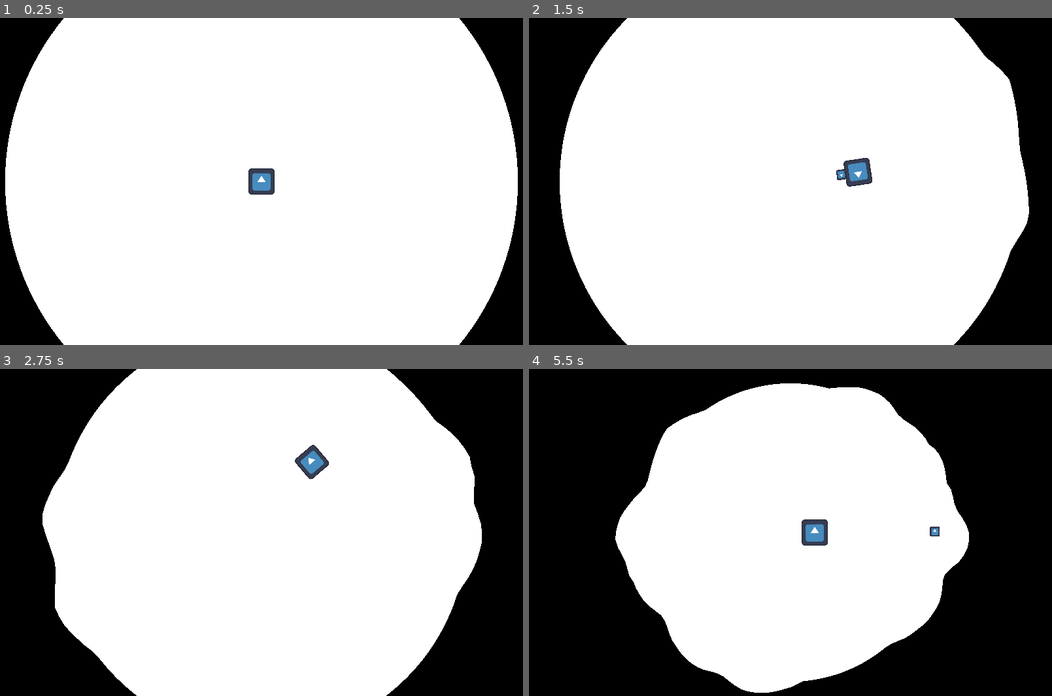
Above: before the commit, frames 1-4 (two rows, left to right).
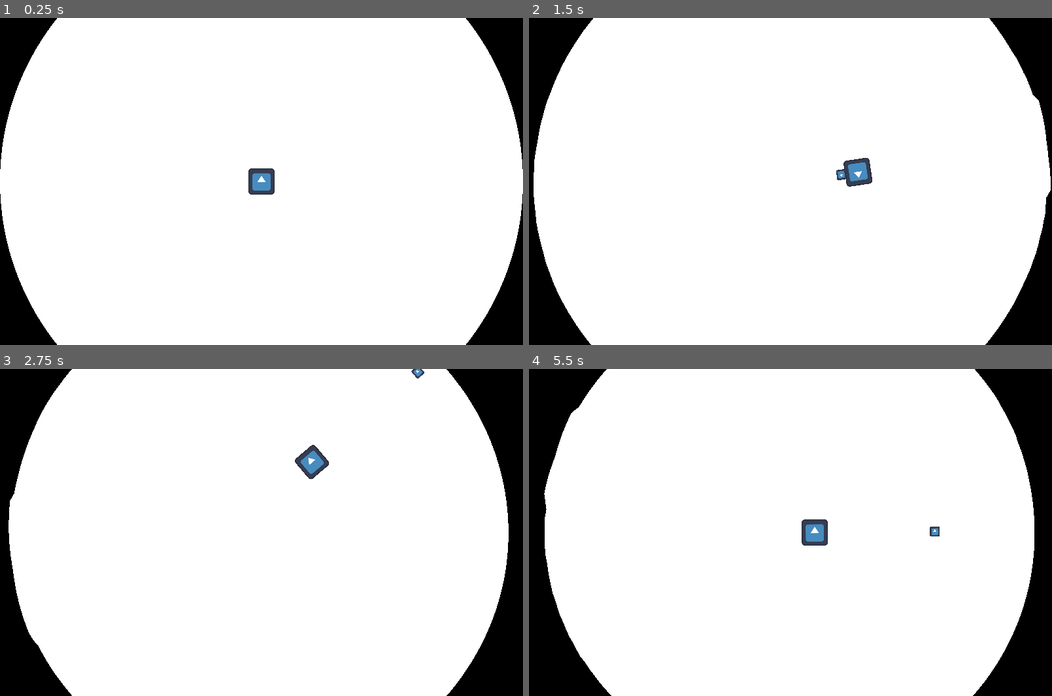
Above: after the commit, the same moments.

Repository: sergei11156/limetedSpace
Game: Godot game, scene res://main.tscn
Two runs of this game, one before a commit and one after it. Both use one fixed random seed, a clock stepped at 60 frames per second and the inputs below. The engine's default icon, where the game draws it, is replaced by a stand-in: a white triangle on a blue panel in a dark square.
Inputs (mouse positions are in pixels of both pictures, inside the frame that each line leads up to):
- Up to frame 1 (0.25 s): no input
- Up to frame 2 (1.5 s): move the mouse to (905, 165) at 0.52 s; tap Space (shot) at 0.6, 1.35 s; move the mouse to (685, 197) at 1.27 s
- Up to frame 3 (2.75 s): move the mouse to (313, 460) at 2.02 s; tap Space (shot) at 2.1 s
- Up to frame 4 (5.5 s): move the mouse to (764, 597) at 2.77 s; tap Space (shot) every 0.75 s from 2.85 to 5.1 s; move the mouse to (947, 581) at 3.52 s; move the mouse to (633, 483) at 4.27 s; move the mouse to (816, 532) at 5.02 s

The runs differ from the first frame. In frame 1, 2.1% of the frame differs, in the area x 0-100%, y 0-100%; in frame 2, 10%; in frame 3, 16%; in frame 4, 40%, in the area x 2-97%, y 0-100%.

Commit message:
Effect base collapse

Diff:
--- a/freeArea.gd
+++ b/freeArea.gd
@@ -6,16 +6,21 @@
 var verticesEffects = []
 var slices
 var collisionSlices
-@export var verticesCount = 144
+@export var verticesCount = 200
 @export var effectLifetime = 1
 @export var сollapseVelocity = 100
-@export var maxEffectRadiusForCollision = 500.0
+@export var maxEffectRadiusForCollision = 200.0
+@export var toAvgRadiusPower = .05
+@export var impulseModifier = .3
+var averageRadius
+
 signal playerHitBorder
 
 
 func _ready():
 	screen_size = get_viewport_rect().size
 	radius = (screen_size.x if screen_size.x > screen_size.y else screen_size.y) / 2
+	averageRadius = radius
 	position = screen_size /2
 	slices = [$PolygonSliece1, $PolygonSliece2, $PolygonSliece3, $PolygonSliece4]
 	collisionSlices = [$Area2D/CollisionSliece1, $Area2D/CollisionSliece2, $Area2D/CollisionSliece3, $Area2D/CollisionSliece4]
@@ -28,6 +33,7 @@
 		var verticePos = Vector2.from_angle(PI * 2 / verticesCount * step)
 		verticePos *= radius
 		vertices.push_back(verticePos)
+
 
 	drawVertices(vertices, slices)
 	drawVertices(vertices, collisionSlices)
@@ -59,17 +65,16 @@
 
 # Called every frame. 'delta' is the elapsed time since the previous frame.
 func _physics_process(delta):
+	averageRadius = calcuclateAverageRaidius()
 	vertices = vertices.map(func(v): return updateVertice(v, delta))
 	drawVertices(vertices, slices)
 	drawVertices(vertices, collisionSlices)
 	updateEffectsLifetime(delta)
 
-	#var poligon = $Polygon2D.get_polygon();
-	#for i in poligon.size():
-	#
 
-	#$Polygon2D.set_polygon(poligon)
-	#$Area2D/CollisionPolygon2D.set_polygon(poligon)
+func calcuclateAverageRaidius():
+	var allLengths = vertices.reduce(func(accum, v): return accum + v.length(), 0)
+	return allLengths / vertices.size()
 
 
 func updateEffectsLifetime(delta):
@@ -82,14 +87,16 @@
 
 
 func updateVertice(v, delta):
-	var deltaPosition = -v.normalized() * delta * сollapseVelocity;
+	var vectorBetweenAbgRadiusPosition = v.normalized() * averageRadius - v
+
+	var deltaPosition = vectorBetweenAbgRadiusPosition * delta * toAvgRadiusPower * vectorBetweenAbgRadiusPosition.length() ** 2
 	var newVerticePosition = v + deltaPosition
 	newVerticePosition = applyEffects(newVerticePosition, delta)
 	return newVerticePosition
 
 func applyEffects(vertice, delta):
 	for effect in verticesEffects:
-		var effectRadius = effect["radius"] * (effect["lifetime"] / effectLifetime)
+		var effectRadius = effect["radius"] / (effect["lifetime"] / effectLifetime)
 		var distanceBeetwen = (effect["position"] - vertice).length()
 		if distanceBeetwen < effectRadius:
 			vertice += distanceBeetwen/effectRadius * effect["impulse"] * vertice.normalized() * delta
@@ -105,9 +112,19 @@
 func onBulletHitBorder(body):
 	verticesEffects.push_back({
 		"position": body.position - screen_size/2,
-		"impulse": body.velocity.length() / 10,
+		"impulse": body.velocity.length() * impulseModifier,
 		"lifetime": effectLifetime,
 		"radius": maxEffectRadiusForCollision
 	})
 	body.queue_free()
 	pass
+
+
+
+func _on_effect_spawner_timeout():
+	verticesEffects.push_back({
+		"position": Vector2(averageRadius, averageRadius).rotated(PI * 2 * (randi() % 100 + 1)/ 100),
+		"impulse": -200,
+		"lifetime": effectLifetime,
+		"radius": maxEffectRadiusForCollision
+	})
--- a/freeArea.tscn
+++ b/freeArea.tscn
@@ -30,4 +30,9 @@
 [node name="PolygonSliece4" type="Polygon2D" parent="."]
 color = Color(0, 0, 0, 1)
 
+[node name="EffectSpawner" type="Timer" parent="."]
+wait_time = 0.2
+autostart = true
+
 [connection signal="body_entered" from="Area2D" to="." method="_on_area_2d_body_entered"]
+[connection signal="timeout" from="EffectSpawner" to="." method="_on_effect_spawner_timeout"]
--- a/main.gd
+++ b/main.gd
@@ -9,10 +9,11 @@
 # Called every frame. 'delta' is the elapsed time since the previous frame.
 func _process(delta):
 	if Input.is_action_just_pressed("shot"):
-		var bullet = bulletScene.instantiate()
-		bullet.shotAt($Player.position, $Player.rotation)
-
-		add_child(bullet)
+		if $Player.is_shot_available():
+			var bullet = bulletScene.instantiate()
+			bullet.shotAt($Player.position, $Player.rotation)
+			add_child(bullet)
+			$Player.shotsFired()
 
 
 func _on_free_area_player_hit_border():
--- a/player.gd
+++ b/player.gd
@@ -2,7 +2,8 @@
 var mousepositoion
 @export var speed = 1000
 var mouse_position = null
-
+@export var reloadTime = .5
+var waitReloadTime = 0
 
 # Called when the node enters the scene tree for the first time.
 func _ready():
@@ -10,6 +11,7 @@
 
 
 func _physics_process(delta):
+	waitReloadTime += delta
 	velocity = Vector2(0, 0)
 	mouse_position = get_global_mouse_position()
 	var deltaPosition = mouse_position - position;
@@ -21,6 +23,12 @@
 
 
 
+func is_shot_available():
+	return reloadTime < waitReloadTime
+
+func shotsFired():
+	waitReloadTime = 0
 
 func startGame():
 	position = get_viewport_rect().size / 2
+	waitReloadTime = 0
